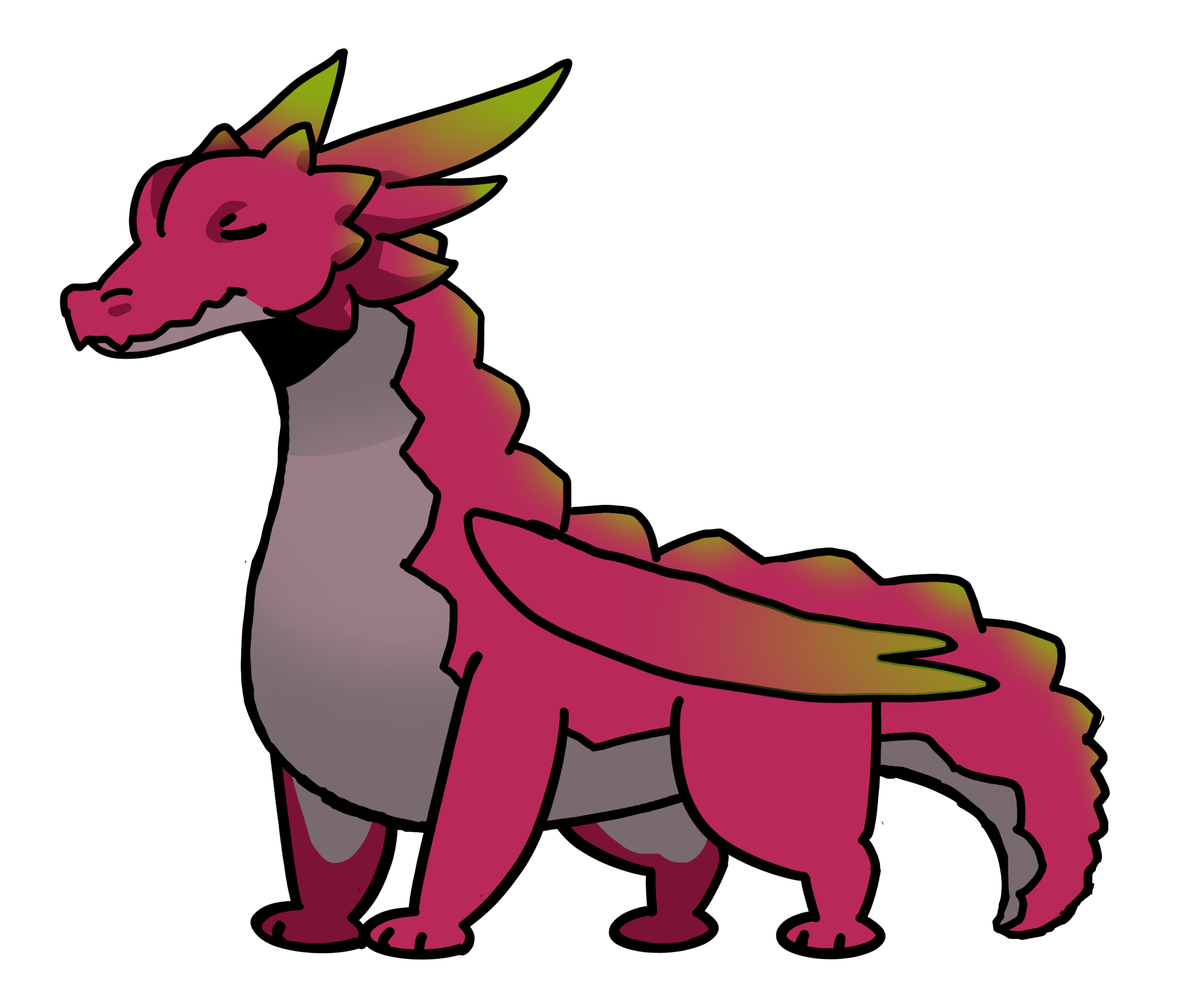
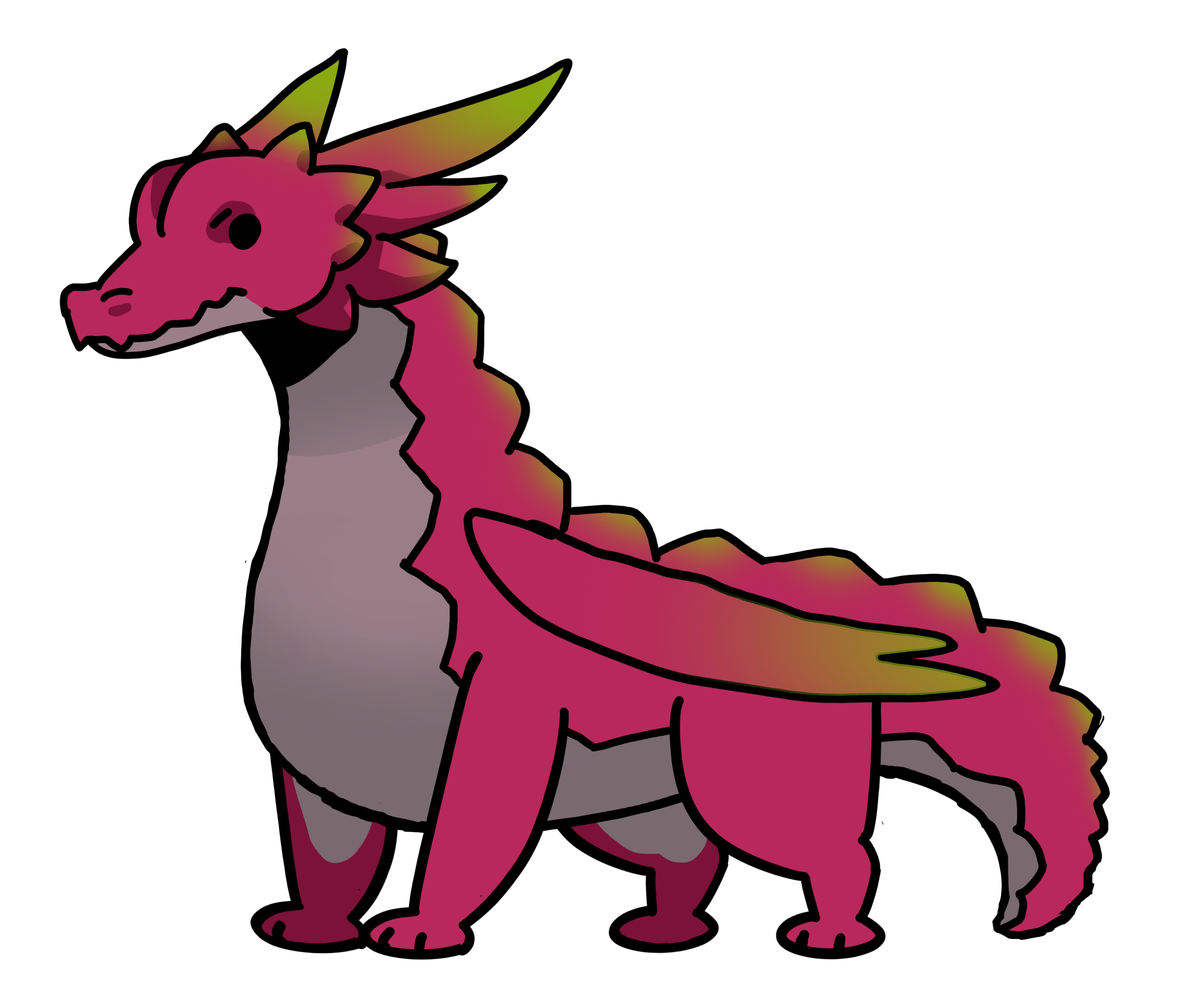
The second 1201 x 992 image is a revision of the first. Changes to its layers:
added layer "Head copy" above "Head" over <box>59,47,574,353</box>
